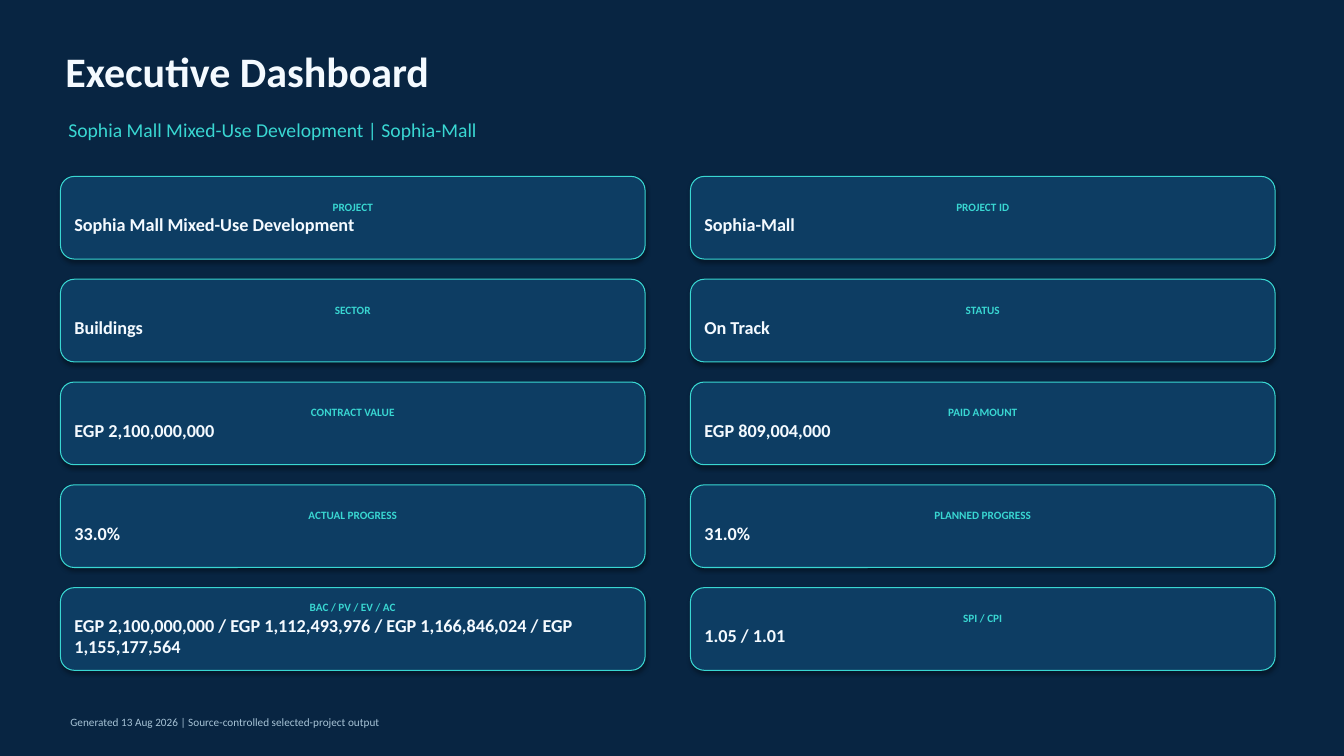
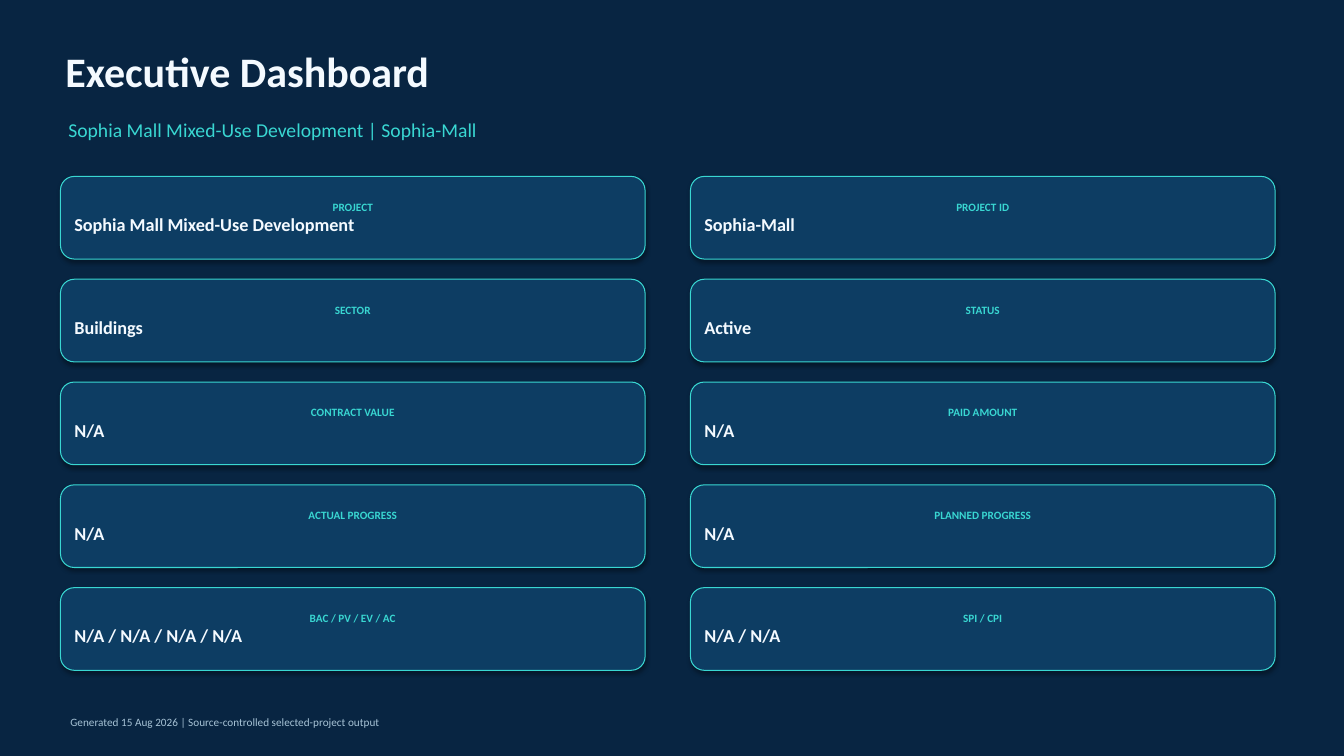
Before and after one commit to ahmedlabib33-boop/Project-Intelligence-Hub-NextJS, a slide deck: slide 1 of website/public/generated/Sophia-Mall/01_executive_dashboard.pptx. Drawn at 1344x756 pixels with LibreOffice and Linux fonts; fonts in the diff are those of the drawing. Boxes give left, top, right and bottom in pixels: in the first picture for what was removed or moved away, otherwise in the second. Text is boxed around its words. In the diff, an @@ line names an element or a change of style, - is before the commit and + after.

Commit message:
Publish validated Next.js project pipeline upload batch 2/2 - 2026-08-15 18:43

```diff
--- a/website/public/generated/Sophia-Mall/01_executive_dashboard.pptx
+++ b/website/public/generated/Sophia-Mall/01_executive_dashboard.pptx
@@ text in rounded rectangle at <box>704,321,751,334</box>: text changed @@
-On Track
+Active
@@ text in rounded rectangle at <box>74,424,104,438</box>: text changed @@
-EGP 2,100,000,000
+N/A
@@ text in rounded rectangle at <box>704,424,734,438</box>: text changed @@
-EGP 809,004,000
+N/A
@@ text in rounded rectangle at <box>74,527,104,541</box>: text changed @@
-33.0%
+N/A
@@ text in rounded rectangle at <box>704,527,734,541</box>: text changed @@
-31.0%
+N/A
@@ text in rounded rectangle at <box>74,629,242,643</box>: text changed @@
-EGP 2,100,000,000 / EGP 1,112,493,976 / EGP 1,166,846,024 / EGP 1,155,177,564
+N/A / N/A / N/A / N/A
@@ text in rounded rectangle at <box>704,629,780,643</box>: text changed @@
-1.05 / 1.01
+N/A / N/A
@@ text at <box>70,718,379,728</box>: text changed @@
-Generated 13 Aug 2026 | Source-controlled selected-project output
+Generated 15 Aug 2026 | Source-controlled selected-project output
```
Also in this commit, not shown: 43 other files.
